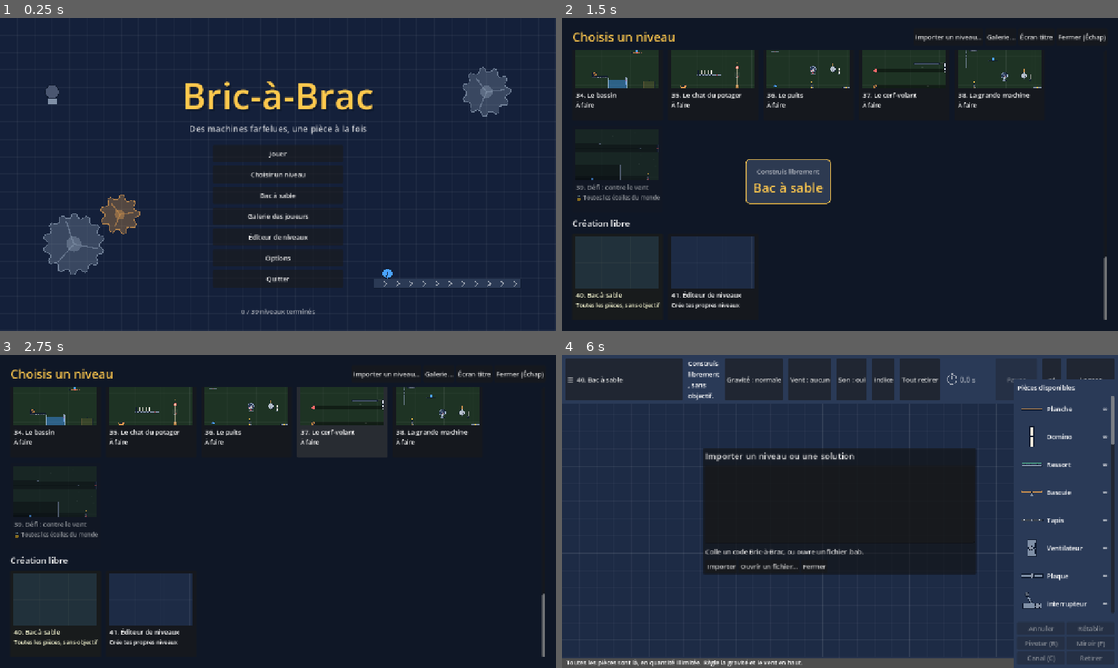
Above: before the commit, frames 1-4 (two rows, left to right).
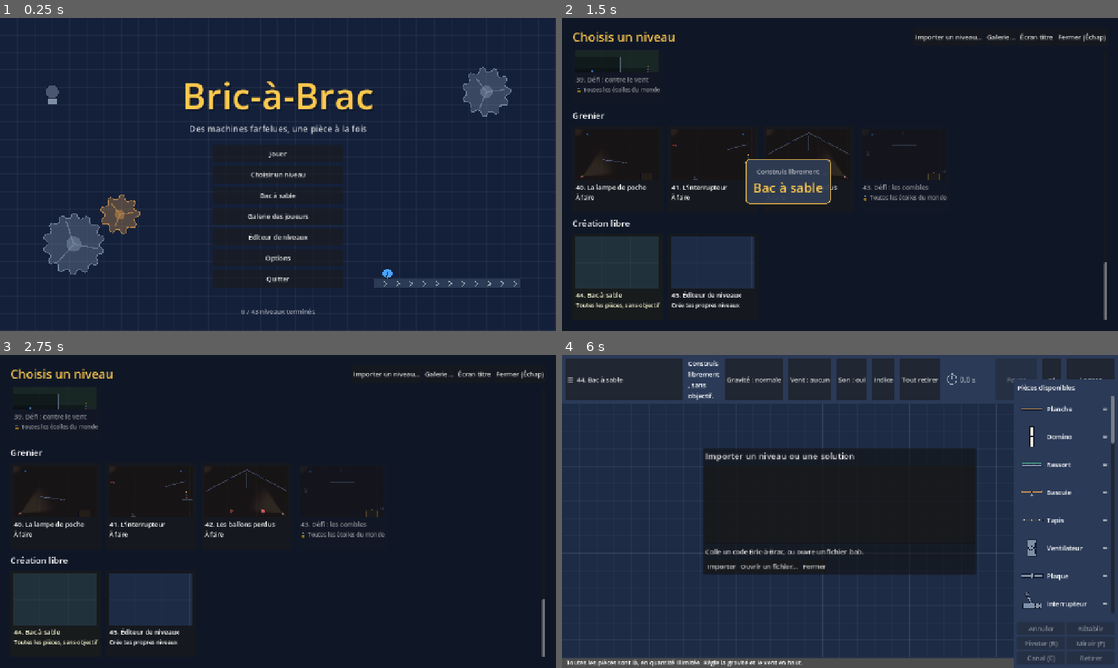
Above: after the commit, the same moments.

Repository: HackTechDev/bricabrac
Game: Godot game, scene res://scenes/main.tscn
Same seed, same stepped clock (60 frames per second), same inputs: the game is played once before the commit and once after it.
Inputs (mouse positions are in pixels of both pictures, inside the frame that each line leads up to):
- Up to frame 1 (0.25 s): no input
- Up to frame 2 (1.5 s): click "Bac à sable" at 0.5 s; click "☰ 40. Bac à sable" (after the commit: "☰ 44. Bac à sable") at 1.25 s
- Up to frame 3 (2.75 s): tap Enter at 2 s; drag from (500, 408) to (333, 442) at 2.02 s
- Up to frame 4 (6 s): click "Gravité : normale" at 2.75 s; click "Vent : aucun" at 3.5 s; click "Son : oui" at 4.25 s; click "Indice" at 5 s; click "Tout retirer" at 5.75 s

The runs differ from the first frame. In frame 1, less than 0.1% of the frame differs, in the area x 45-47%, y 93-95%; in frame 2, 10%; in frame 3, 12%, in the area x 1-98%, y 10-90%; in frame 4, less than 0.1%.

Commit message:
Sixième monde : le grenier, plongé dans le noir
Un voile sombre (shader) couvre les niveaux du grenier ; les faisceaux des
lampes de poche, les lampes allumées, les bougies et, à l'atelier, un halo
autour du pointeur l'éclairent. Nouvelle pièce : la lampe de poche, sur canal.
Quatre niveaux (60 à 62, défi 69), vignettes au voile allégé, test de
l'éclairage dans test_parts.

Co-Authored-By: Claude Opus 5.5 <noreply@anthropic.com>

Diff:
--- a/i18n/en.json
+++ b/i18n/en.json
@@ -579,5 +579,25 @@
  "↓ vers le bas": "↓ downwards",
  "✔ Résolu par toi : prêt à partager.": "✔ Solved by you: ready to share.",
  "✘ Pas encore résolu : gagne-le avec « Essayer » avant de le partager.": "✘ Not solved yet: win it with \"Try it\" before sharing it.",
- "🔒 Toutes les étoiles du monde": "🔒 All the world's stars"
+ "🔒 Toutes les étoiles du monde": "🔒 All the world's stars",
+ "Grenier": "Attic",
+ "Lampe de poche": "Flashlight",
+ "Son faisceau éclaire le grenier. Canal 0 : toujours allumée.": "Its beam lights up the attic. Channel 0: always on.",
+ "Éclaire jusqu'à %d px devant elle.": "Lights up to %d px ahead.",
+ "La lampe de poche": "The flashlight",
+ "Amène la bille dans le panier, quelque part dans le noir.": "Get the marble into the basket, somewhere in the dark.",
+ "Bienvenue au grenier ! Il y fait noir : la lampe de poche éclaire devant elle, et le pointeur promène un petit halo pour explorer le décor.": "Welcome to the attic! It's dark in here: the flashlight lights what's in front of it, and the pointer carries a small glow to explore the scenery.",
+ "Une planche sous la bille l'envoie sur l'étagère ; une seconde, au bout de l'étagère, la renvoie vers le panier.": "A plank under the marble sends it onto the shelf; a second one, at the end of the shelf, sends it on to the basket.",
+ "L'interrupteur": "The switch",
+ "Allume la lampe : la bille doit heurter l'interrupteur.": "Light the lamp: the marble must hit the switch.",
+ "L'interrupteur allume aussi la grosse lampe de poche : le grenier s'éclaire quand la machine réussit.": "The switch also turns on the big flashlight: the attic lights up when the machine works.",
+ "Sous la poutre, une planche inclinée vers la gauche mène la bille au sol, droit sur l'interrupteur.": "Under the beam, a plank tilted to the left takes the marble down to the floor, straight at the switch.",
+ "Les ballons perdus": "The lost balloons",
+ "Fais éclater les deux ballons coincés sous le toit.": "Pop the two balloons stuck under the roof.",
+ "Les ballons montent et glissent le long du toit jusqu'au poinçon du milieu. Lance une fois et suis leur trace dans le noir.": "The balloons rise and slide along the roof up to the king post in the middle. Run once and follow their trail in the dark.",
+ "La bougie sous le ballon de gauche, près du poinçon ; les pointes sur le chemin du ballon de droite, sous le toit.": "The candle under the left balloon, near the king post; the spikes in the right balloon's path, under the roof.",
+ "Défi : les combles": "Challenge: under the eaves",
+ "Allume la lampe, puis dépose la bille dans le panier.": "Light the lamp, then drop the marble into the basket.",
+ "Un niveau défi : un seul ressort, un seul rebond, et l'interrupteur au mur. Il s'ouvre quand tout le grenier a ses étoiles.": "A challenge level: one spring, one bounce, and the switch on the wall. It opens once the whole attic has its stars.",
+ "Le ressort tout près du sol, sous la bille, incliné de 30° : elle frappe l'interrupteur et retombe dans le panier.": "The spring close to the floor, under the marble, tilted 30°: it hits the switch and drops back into the basket."
 }
--- /dev/null
+++ b/levels/60_lampe_poche.cfg
@@ -0,0 +1,20 @@
+[niveau]
+
+id="lampe_poche"
+world="grenier"
+name="La lampe de poche"
+par_time=5.5
+goal_text="Amène la bille dans le panier, quelque part dans le noir."
+intro="Bienvenue au grenier ! Il y fait noir : la lampe de poche éclaire devant elle, et le pointeur promène un petit halo pour explorer le décor."
+hint="Une planche sous la bille l'envoie sur l'étagère ; une seconde, au bout de l'étagère, la renvoie vers le panier."
+fixed=[
+{ "kind": "flashlight", "id": "torche", "pos": Vector2(60, 600), "rot": -30.0 },
+{ "kind": "ball", "id": "bille", "pos": Vector2(150, 60) },
+{ "kind": "plank", "id": "etagere", "pos": Vector2(480, 400), "len": 320.0, "rot": 8.0, "locked": true },
+{ "kind": "basket", "id": "panier", "pos": Vector2(880, 598), "goal": true }
+]
+inventory={ "plank": 2, "flashlight": 1 }
+solution=[
+{ "kind": "plank", "pos": Vector2(200, 240), "rot": 25.0 },
+{ "kind": "plank", "pos": Vector2(740, 480), "rot": 30.0 }
+]
--- /dev/null
+++ b/levels/61_interrupteur.cfg
@@ -0,0 +1,21 @@
+[niveau]
+
+id="interrupteur"
+world="grenier"
+name="L'interrupteur"
+par_time=4.5
+goal_text="Allume la lampe : la bille doit heurter l'interrupteur."
+intro="L'interrupteur allume aussi la grosse lampe de poche : le grenier s'éclaire quand la machine réussit."
+hint="Sous la poutre, une planche inclinée vers la gauche mène la bille au sol, droit sur l'interrupteur."
+fixed=[
+{ "kind": "ball", "id": "bille", "pos": Vector2(900, 60) },
+{ "kind": "plank", "id": "poutre", "pos": Vector2(820, 220), "len": 260.0, "rot": -15.0, "locked": true },
+{ "kind": "switch", "id": "interrupteur", "pos": Vector2(300, 616), "channel": 1 },
+{ "kind": "flashlight", "id": "torche", "pos": Vector2(40, 200), "rot": 15.0, "channel": 1 },
+{ "kind": "plank", "id": "etagere", "pos": Vector2(960, 420), "len": 140.0, "rot": 0.0, "locked": true },
+{ "kind": "lamp", "id": "lampe", "pos": Vector2(960, 372), "channel": 1, "goal": true }
+]
+inventory={ "plank": 2, "flashlight": 1 }
+solution=[
+{ "kind": "plank", "pos": Vector2(580, 380), "rot": -15.0 }
+]
--- /dev/null
+++ b/levels/62_ballons_perdus.cfg
@@ -0,0 +1,22 @@
+[niveau]
+
+id="ballons_perdus"
+world="grenier"
+name="Les ballons perdus"
+par_time=6.0
+goal_text="Fais éclater les deux ballons coincés sous le toit."
+intro="Les ballons montent et glissent le long du toit jusqu'au poinçon du milieu. Lance une fois et suis leur trace dans le noir."
+hint="La bougie sous le ballon de gauche, près du poinçon ; les pointes sur le chemin du ballon de droite, sous le toit."
+fixed=[
+{ "kind": "plank", "id": "toit_g", "pos": Vector2(270, 175), "len": 580.0, "rot": -28.0, "locked": true },
+{ "kind": "plank", "id": "toit_d", "pos": Vector2(770, 175), "len": 580.0, "rot": 28.0, "locked": true },
+{ "kind": "plank", "id": "poincon", "pos": Vector2(520, 180), "len": 200.0, "rot": 90.0, "locked": true },
+{ "kind": "flashlight", "id": "torche", "pos": Vector2(990, 600), "rot": 210.0 },
+{ "kind": "balloon", "id": "ballon_g", "pos": Vector2(330, 560), "goal": true },
+{ "kind": "balloon", "id": "ballon_d", "pos": Vector2(720, 560), "goal": true }
+]
+inventory={ "candle": 1, "spikes": 1, "flashlight": 1 }
+solution=[
+{ "kind": "candle", "pos": Vector2(480, 330) },
+{ "kind": "spikes", "pos": Vector2(640, 230) }
+]
--- /dev/null
+++ b/levels/69_defi_grenier.cfg
@@ -0,0 +1,22 @@
+[niveau]
+
+id="defi_grenier"
+world="grenier"
+name="Défi : les combles"
+challenge=true
+par_time=4.5
+goal_text="Allume la lampe, puis dépose la bille dans le panier."
+intro="Un niveau défi : un seul ressort, un seul rebond, et l'interrupteur au mur. Il s'ouvre quand tout le grenier a ses étoiles."
+hint="Le ressort tout près du sol, sous la bille, incliné de 30° : elle frappe l'interrupteur et retombe dans le panier."
+fixed=[
+{ "kind": "ball", "id": "bille", "pos": Vector2(120, 60) },
+{ "kind": "plank", "id": "poutre", "pos": Vector2(520, 200), "len": 300.0, "rot": 0.0, "locked": true },
+{ "kind": "switch", "id": "interrupteur", "pos": Vector2(1016, 520), "rot": 270.0, "channel": 1 },
+{ "kind": "lamp", "id": "lampe", "pos": Vector2(60, 300), "channel": 1, "goal": true },
+{ "kind": "flashlight", "id": "torche", "pos": Vector2(500, 40), "rot": 90.0, "channel": 1 },
+{ "kind": "basket", "id": "panier", "pos": Vector2(890, 598), "goal": true }
+]
+inventory={ "spring": 1, "flashlight": 1 }
+solution=[
+{ "kind": "spring", "pos": Vector2(120, 480), "rot": 30.0 }
+]
--- a/scripts/board.gd
+++ b/scripts/board.gd
@@ -52,12 +52,18 @@
 var _wall_shapes: Array[CollisionShape2D] = []
 var _walls: StaticBody2D
 var _surfaces := {}
+## Voile des niveaux sombres.
+var darkness: Darkness
 
 
 func _ready() -> void:
 	probe.radius = 3.0
 	add_child(sfx)
 	_build_walls()
+	# Le voile passe avant les pièces dans l'arbre : à hauteur égale, les étoiles d'objectif le
+	# recouvrent et restent visibles dans le noir.
+	darkness = Darkness.new(self)
+	add_child(darkness)
 	_part_layer = Node2D.new()
 	add_child(_part_layer)
 	add_child(effects)
@@ -73,6 +79,7 @@
 	placed.clear()
 	_next_id = 1
 	_apply_physics()
+	darkness.visible = is_dark()
 	running = false  # Pas de trace venue d'un autre niveau.
 	ghost.clear()
 	hint_entries = []
@@ -100,6 +107,12 @@
 ## Physique propre au niveau : gravité relative (1 : normale) et vent permanent.
 func gravity_factor() -> float:
 	return level.get("gravity", 1.0)
+
+
+## Niveau plongé dans le noir, éclairé par les lampes de poche : tout le grenier, ou un niveau qui
+## le demande avec `dark`.
+func is_dark() -> bool:
+	return level.get("dark", LevelData.world(level.get("world", "")).get("dark", false))
 
 
 func wind() -> Vector2:
@@ -448,6 +461,8 @@
 				_make(entry)
 	if run:
 		_find_gear_pairs()
+	if darkness.visible:
+		darkness.refresh()
 	if run or was_running:
 		running_changed.emit()
 
--- a/scripts/catalog.gd
+++ b/scripts/catalog.gd
@@ -37,6 +37,7 @@
 	"pulley": {"label": "Poulie", "desc": "Point de passage pour une corde."},
 	"rope": {"label": "Corde", "desc": "Clique un objet, d'éventuelles poulies, puis un autre objet. R : mou."},
 	"elastic": {"label": "Élastique", "desc": "Se pose comme une corde, mais s'étire et tire comme un ressort. R : tension."},
+	"flashlight": {"label": "Lampe de poche", "desc": "Son faisceau éclaire le grenier. Canal 0 : toujours allumée."},
 	"lamp": {"label": "Lampe", "desc": "S'allume avec son canal."},
 	"basket": {"label": "Panier", "desc": "Objectif : y déposer un objet."},
 }
@@ -89,6 +90,7 @@
 		"pulley": part = PulleyPart.new()
 		"rope": part = RopePart.new()
 		"elastic": part = ElasticPart.new()
+		"flashlight": part = FlashlightPart.new()
 		"lamp": part = LampPart.new()
 		"basket": part = BasketPart.new()
 		_:
--- /dev/null
+++ b/scripts/darkness.gd
@@ -0,0 +1,85 @@
+class_name Darkness
+extends ColorRect
+## Voile d'obscurité des niveaux sombres (le grenier) : seuls les faisceaux des lampes de poche,
+## les lampes allumées, les bougies et, à l'atelier, un halo autour du pointeur percent le noir.
+## Il ne touche pas à la physique : c'est au joueur de chercher le décor.
+
+const MAX_LIGHTS := 16
+const DARKNESS := 0.93
+## Halo du pointeur à l'atelier, pour explorer le décor avant de lancer.
+const CURSOR_RANGE := 110.0
+## Voile des vignettes de l'écran de choix : assez léger pour reconnaître le niveau.
+const PREVIEW_DARKNESS := 0.55
+
+var board: Board
+
+
+func _init(p_board: Board) -> void:
+	board = p_board
+	mouse_filter = Control.MOUSE_FILTER_IGNORE
+	size = Board.SIZE
+	z_index = 2  # Au-dessus des pièces, à la hauteur des étoiles d'objectif.
+	var mat := ShaderMaterial.new()
+	mat.shader = preload("res://shaders/darkness.gdshader")
+	mat.set_shader_parameter("board_size", Board.SIZE)
+	mat.set_shader_parameter("darkness", DARKNESS)
+	material = mat
+	hide()
+
+
+## Opacité du voile là où rien n'éclaire.
+func set_strength(value: float) -> void:
+	(material as ShaderMaterial).set_shader_parameter("darkness", value)
+
+
+## Lumières de la scène : [{pos, dir, range, half, strength}], `half` absent pour un halo rond.
+func sources() -> Array:
+	var all: Array = []
+	for part in board.parts:
+		all.append_array(part.light_sources())
+	if not board.running and is_inside_tree() and can_process():
+		var mouse := board.get_local_mouse_position()
+		if Rect2(Vector2.ZERO, Board.SIZE).has_point(mouse):
+			all.append({"pos": mouse, "range": CURSOR_RANGE, "strength": 0.75})
+	return all.slice(0, MAX_LIGHTS)
+
+
+## Part de lumière reçue en un point du plateau (0 : noir complet, 1 : pleine lumière), comme le
+## calcule le shader.
+func light_at(point: Vector2) -> float:
+	var lit := 0.0
+	for light: Dictionary in sources():
+		var d: Vector2 = point - light.pos
+		var dist := d.length()
+		var f := 1.0 - smoothstep(light.range * 0.45, light.range, dist)
+		if light.has("half"):
+			var c := d.normalized().dot(light.dir) if dist > 0.001 else 1.0
+			var edge := cos(float(light.half))
+			f *= smoothstep(edge - 0.06, edge + 0.03, c)
+			f = maxf(f, 1.0 - smoothstep(10.0, 26.0, dist))
+		lit = maxf(lit, f * light.get("strength", 1.0))
+	return lit
+
+
+func _process(_delta: float) -> void:
+	if visible:
+		refresh()
+
+
+## Envoie les lumières au shader ; appelé à chaque image, et dès le chargement pour les vignettes.
+func refresh() -> void:
+	var lights := PackedVector4Array()
+	var shapes := PackedVector3Array()
+	var all := sources()
+	for light: Dictionary in all:
+		var forward: Vector2 = light.get("dir", Vector2.RIGHT)
+		lights.append(Vector4(light.pos.x, light.pos.y, forward.x, forward.y))
+		shapes.append(Vector3(light.range, cos(float(light.half)) if light.has("half") else -1.0,
+				light.get("strength", 1.0)))
+	while lights.size() < MAX_LIGHTS:
+		lights.append(Vector4.ZERO)
+		shapes.append(Vector3.ZERO)
+	var mat := material as ShaderMaterial
+	mat.set_shader_parameter("count", all.size())
+	mat.set_shader_parameter("lights", lights)
+	mat.set_shader_parameter("shapes", shapes)
--- a/scripts/level_data.gd
+++ b/scripts/level_data.gd
@@ -40,6 +40,7 @@
 	{"id": "usine", "name": "Usine", "color": Color("262d2a")},
 	{"id": "espace", "name": "Espace", "color": Color("120f2a")},
 	{"id": "jardin", "name": "Jardin", "color": Color("1e3324")},
+	{"id": "grenier", "name": "Grenier", "color": Color("2e2620"), "dark": true},
 	{"id": "perso", "name": "Mes niveaux", "color": Color("23303a")},
 ]
 ## Pièces qui peuvent servir d'objectif à un niveau.
--- a/scripts/level_select.gd
+++ b/scripts/level_select.gd
@@ -176,6 +176,7 @@
 	var mini := Board.new()
 	vp.add_child(mini)
 	mini.load_level(level.duplicate(true))
+	mini.darkness.set_strength(Darkness.PREVIEW_DARKNESS)
 	mini.set_process(false)
 	mini.sfx.process_mode = Node.PROCESS_MODE_DISABLED
 	# La sous-fenêtre a sa propre physique : on la fige, le dessin suffit.
--- a/scripts/main.gd
+++ b/scripts/main.gd
@@ -7,7 +7,7 @@
 const BIN_ORDER: Array[String] = [
 	"plank", "domino", "spring", "seesaw", "conveyor", "fan", "plate", "switch", "timer", "trapdoor", "door", "scissors", "magnet", "magnet_repel", "motor", "gear", "portal", "water", "suction", "cart", "mousewheel", "cat",
 	"cannon",
-	"pulley", "rope", "elastic", "ball", "ball_bouncy", "ball_heavy", "crate", "balloon", "spikes", "candle", "funnel", "pipe",
+	"pulley", "rope", "elastic", "ball", "ball_bouncy", "ball_heavy", "crate", "balloon", "spikes", "candle", "flashlight", "funnel", "pipe",
 	"lamp", "basket",
 ]
 ## Réglages proposés dans le bac à sable.
--- a/scripts/parts/candle_part.gd
+++ b/scripts/parts/candle_part.gd
@@ -48,6 +48,12 @@
 	return get_world_2d().direct_space_state.intersect_ray(query).is_empty()
 
 
+func light_sources() -> Array:
+	if not powered:
+		return []
+	return [{"pos": board.to_local(to_global(FLAME)), "range": 120.0, "strength": 0.8}]
+
+
 func on_powered() -> void:
 	if running and powered:
 		board.sfx.play("tick")
--- /dev/null
+++ b/scripts/parts/flashlight_part.gd
@@ -0,0 +1,62 @@
+class_name FlashlightPart
+extends Part
+## Lampe de poche : son faisceau éclaire le grenier plongé dans le noir. Canal 0 : allumée dès
+## le départ ; canal 1 à 3 : s'allume avec son canal. Elle pivote par crans de 15°.
+
+const SIZE := Vector2(54, 22)
+## Portée et demi-ouverture du faisceau.
+const RANGE := 460.0
+const HALF_ANGLE := 0.42
+const LENS := Vector2(SIZE.x / 2.0 + 4.0, 0)
+
+
+func _build() -> void:
+	var body := make_static()
+	add_box(body, SIZE)
+	add_visual(body, paint)
+
+
+func rotate_step() -> float:
+	return 15.0
+
+
+func channel_range() -> Vector2i:
+	return Vector2i(0, 3)
+
+
+func icon_scale() -> float:
+	return 0.8
+
+
+func on_powered() -> void:
+	if running and powered:
+		board.sfx.play("lamp")
+
+
+func describe() -> PackedStringArray:
+	var lines := super()
+	lines.append(Lang.t("Éclaire jusqu'à %d px devant elle.") % int(RANGE))
+	return lines
+
+
+func light_sources() -> Array:
+	if not powered:
+		return []
+	var origin := board.to_local(to_global(LENS))
+	var forward := global_transform.basis_xform(Vector2.RIGHT).normalized()
+	return [{"pos": origin, "dir": forward, "range": RANGE, "half": HALF_ANGLE}]
+
+
+func paint(c: CanvasItem) -> void:
+	var half := SIZE / 2.0
+	# Hors du grenier, un cône pâle montre où elle éclaire ; dans le noir, le voile s'en charge.
+	if powered and board != null and not board.is_dark():
+		c.draw_colored_polygon(PackedVector2Array([LENS + Vector2(0, -9),
+				LENS + Vector2.from_angle(-HALF_ANGLE) * 150.0, LENS + Vector2.from_angle(HALF_ANGLE) * 150.0,
+				LENS + Vector2(0, 9)]), Color(GOLD, 0.12))
+	box(c, Rect2(-half.x, -half.y + 3.0, SIZE.x - 12.0, SIZE.y - 6.0), Color("c0392b"))
+	box(c, Rect2(half.x - 14.0, -half.y, 14.0, SIZE.y), STEEL)
+	c.draw_line(Vector2(half.x, -half.y + 3.0), Vector2(half.x, half.y - 3.0),
+			GOLD if powered else Color("56606f"), 4.0)
+	box(c, Rect2(-8.0, -half.y, 10.0, 4.0), INK)
+	paint_channel(c, Vector2(-14, 0))
--- a/scripts/parts/lamp_part.gd
+++ b/scripts/parts/lamp_part.gd
@@ -20,6 +20,10 @@
 		board.sfx.play("lamp")
 
 
+func light_sources() -> Array:
+	return [{"pos": board.to_local(to_global(Vector2(0, -12))), "range": 150.0}] if powered else []
+
+
 func is_satisfied() -> bool:
 	return powered
 
--- a/scripts/parts/part.gd
+++ b/scripts/parts/part.gd
@@ -132,6 +132,12 @@
 
 func on_powered() -> void:
 	pass
+
+
+## Lumières que la pièce projette dans un niveau sombre : [{pos, dir, range, half, strength}],
+## en coordonnées du plateau ; `half` (demi-ouverture) absent pour un halo rond.
+func light_sources() -> Array:
+	return []
 
 
 ## Son joué quand la pièce heurte quelque chose ; vide = silencieuse.
--- /dev/null
+++ b/shaders/darkness.gdshader
@@ -0,0 +1,32 @@
+shader_type canvas_item;
+// Obscurité du grenier : un voile sombre que percent les faisceaux et les halos.
+// lights[i] : position (xy) et direction (zw) ; shapes[i] : portée, cosinus de la demi-ouverture
+// (-1 pour un halo rond), intensité.
+
+const int MAX_LIGHTS = 16;
+uniform vec2 board_size = vec2(1040.0, 640.0);
+uniform float darkness = 0.85;
+uniform int count = 0;
+uniform vec4 lights[MAX_LIGHTS];
+uniform vec3 shapes[MAX_LIGHTS];
+
+void fragment() {
+	vec2 p = UV * board_size;
+	float lit = 0.0;
+	for (int i = 0; i < MAX_LIGHTS; i++) {
+		if (i >= count) {
+			break;
+		}
+		vec2 d = p - lights[i].xy;
+		float dist = length(d);
+		float range = shapes[i].x;
+		float f = 1.0 - smoothstep(range * 0.45, range, dist);
+		if (shapes[i].y > -1.0) {
+			float c = dot(d / max(dist, 0.001), lights[i].zw);
+			f *= smoothstep(shapes[i].y - 0.06, shapes[i].y + 0.03, c);
+			f = max(f, 1.0 - smoothstep(10.0, 26.0, dist));
+		}
+		lit = max(lit, f * shapes[i].z);
+	}
+	COLOR = vec4(0.02, 0.02, 0.05, darkness * (1.0 - lit));
+}
--- a/tests/test_parts.gd
+++ b/tests/test_parts.gd
@@ -25,6 +25,7 @@
 	await _test_candle()
 	await _test_effects()
 	await _test_hums()
+	await _test_darkness()
 	_end("PIÈCES OK")
 
 
@@ -526,3 +527,26 @@
 	_check("tapis allumé : il ronronne", board.sfx.hum_counts.belt == 1)
 	board.stop()
 	_check("arrêt : sons continus coupés", board.sfx.hum_counts.fan == 0 and board.sfx.hum_counts.belt == 0)
+
+
+## Grenier : le voile sombre ne couvre que les niveaux sombres ; le faisceau éclaire devant la
+## lampe de poche, pas derrière, et une lampe de poche sur canal attend son signal.
+func _test_darkness() -> void:
+	_level([{"kind": "flashlight", "pos": Vector2(200, 300)}])
+	_check("obscurité : absente hors du grenier", not board.darkness.visible)
+	_level([
+		{"kind": "flashlight", "pos": Vector2(200, 300)},
+		{"kind": "flashlight", "pos": Vector2(200, 550), "channel": 1},
+	], {}, {"world": "grenier"})
+	_check("obscurité : le grenier est sombre", board.darkness.visible)
+	board.start()
+	await _steps(2)
+	var ahead := board.darkness.light_at(Vector2(450, 300))
+	var behind := board.darkness.light_at(Vector2(60, 300))
+	_check("lampe de poche : éclaire devant (%.2f)" % ahead, ahead > 0.9)
+	_check("lampe de poche : pas derrière (%.2f)" % behind, behind < 0.05)
+	_check("lampe de poche sur canal : éteinte d'abord", board.darkness.light_at(Vector2(450, 550)) < 0.05)
+	board.activate_channel(1)
+	await _steps(2)
+	_check("lampe de poche sur canal : allumée au signal", board.darkness.light_at(Vector2(450, 550)) > 0.9)
+	board.stop()
Not shown, added: scripts/darkness.gd.uid
Not shown, added: scripts/parts/flashlight_part.gd.uid
Not shown, added: shaders/darkness.gdshader.uid
Not shown, changed: IMPROVEMENTS.md
Not shown, changed: TUTORIAL.md
